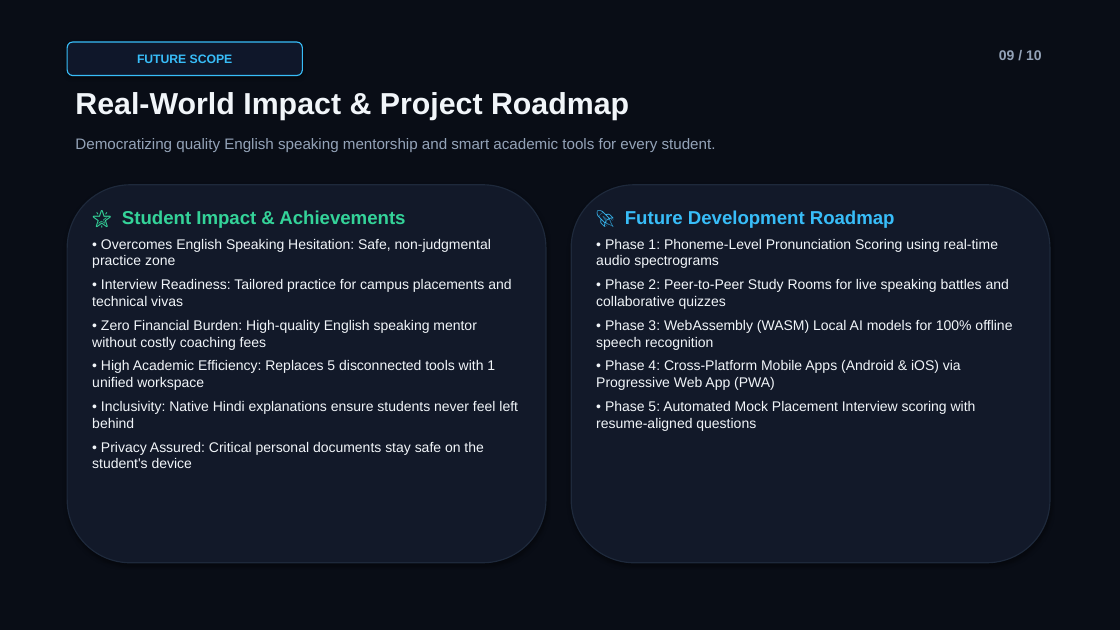
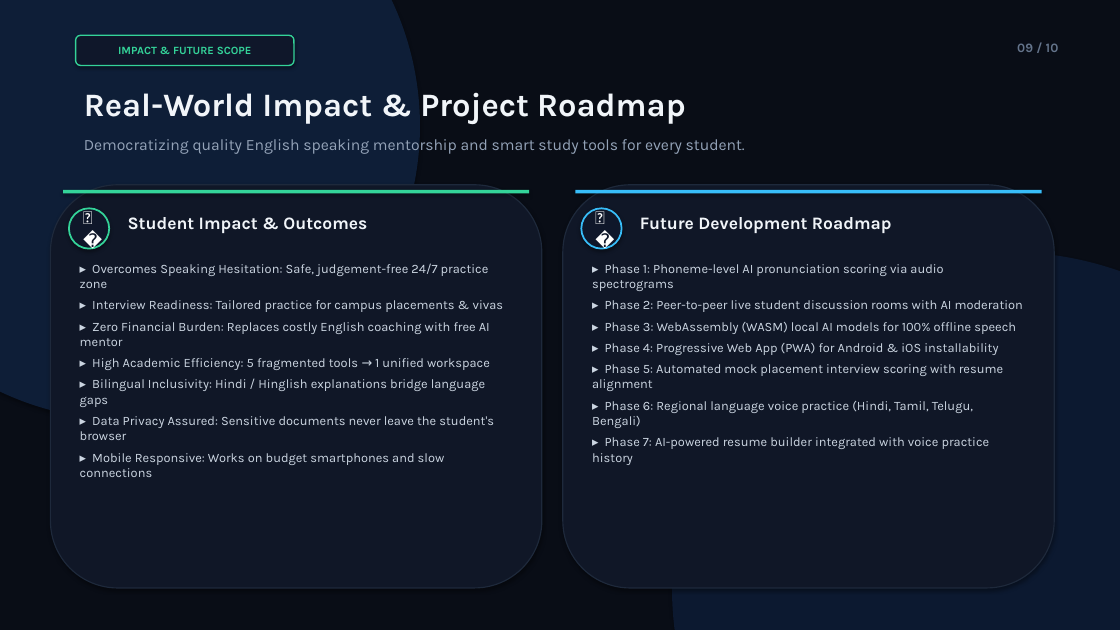
Before and after one commit to bhashkar108/miniproject, a slide deck: slide 9 of TECH_AI_Smart_Way_Presentation.pptx. Drawn at 1120x630 pixels with LibreOffice and Linux fonts; fonts in the diff are those of the drawing. Boxes give left, top, right and bottom in pixels: in the first picture for what was removed or moved away, otherwise in the second. Text is boxed around its words. In the diff, an @@ line names an element or a change of style, - is before the commit and + after.

```diff
--- a/TECH_AI_Smart_Way_Presentation.pptx
+++ b/TECH_AI_Smart_Way_Presentation.pptx
@@ ellipse added at (0,0,420,420), fill #0E1E37 @@
@@ rounded rectangle "IMPACT & FUTURE SCOPE": place and size @@
-rounded rectangle "IMPACT & FUTURE SCOPE" at (67,42,302,76)
+rounded rectangle "IMPACT & FUTURE SCOPE" at (76,35,294,66)
@@ rounded rectangle "IMPACT & FUTURE SCOPE" at (76,35,294,66): outline #38BDF8 1 pt to #34D399 1.2 pt @@
@@ text in rounded rectangle at (118,46,251,54): text changed; size 10.5 to 9.5 pt; font Arial to Karla; text colour #38BDF8 to #34D399 @@
-FUTURE SCOPE
+IMPACT & FUTURE SCOPE
@@ text "09 / 10": place and size @@
-text "09 / 10" at (999,50,1042,60)
+text "09 / 10" at (1017,43,1059,52)
@@ text "09 / 10" at (1017,43,1059,52): size 12 to 11 pt, font Arial to Karla, text colour #94A3B8 to #64748B @@
@@ text "Real-World Impact & Project Roadmap": place and size @@
-text "Real-World Impact & Project Roadmap" at (75,92,629,120)
+text "Real-World Impact & Project Roadmap" at (84,92,686,124)
@@ text "Real-World Impact & Project Roadmap" at (84,92,686,124): size 26 to 28 pt, font Arial to Karla @@
@@ text at (84,139,745,154): text changed; size 13 to 13.5 pt; font Arial to Karla @@
-Democratizing quality English speaking mentorship and smart academic tools for every student.
+Democratizing quality English speaking mentorship and smart study tools for every student.
@@ rounded rectangle: place and size @@
-rounded rectangle at (571,185,1050,563)
+rounded rectangle at (50,185,542,588)
@@ rounded rectangle at (50,185,542,588): fill #121929 to #101727 @@
@@ rectangle added at (63,190,529,193), fill #34D399 @@
@@ rounded rectangle removed at (67,185,546,563) @@
@@ ellipse added at (69,208,109,249), fill #0F172A, outline #34D399 1.5 pt, 16 pt, text #FFFFFF @@
+🌟
@@ rounded rectangle added at (563,185,1054,588), fill #101727, outline #1E293B 1 pt @@
@@ rectangle added at (576,190,1042,193), fill #38BDF8 @@
@@ ellipse added at (581,208,622,249), fill #0F172A, outline #38BDF8 1.5 pt, 16 pt, text #FFFFFF @@
+🚀
@@ text added at (128,217,367,233), 15 pt, text #F1F5F9, bold @@
+Student Impact & Outcomes
@@ text added at (640,217,892,233), 15 pt, text #F1F5F9, bold @@
+Future Development Roadmap
@@ text at (80,263,504,477): text changed; size 12 to 11 pt; font Arial to Karla; text colour #F1F5F9 to #CBD5E1 @@
-🌟 Student Impact & Achievements
-• Overcomes English Speaking Hesitation: Safe, non-judgmental practice zone
-• Interview Readiness: Tailored practice for campus placements and technical vivas
-• Zero Financial Burden: High-quality English speaking mentor without costly coaching fees
-• High Academic Efficiency: Replaces 5 disconnected tools with 1 unified workspace
-• Inclusivity: Native Hindi explanations ensure students never feel left behind
-• Privacy Assured: Critical personal documents stay safe on the student's device
+▸ Overcomes Speaking Hesitation: Safe, judgement-free 24/7 practice zone
+▸ Interview Readiness: Tailored practice for campus placements & vivas
+▸ Zero Financial Burden: Replaces costly English coaching with free AI mentor
+▸ High Academic Efficiency: 5 fragmented tools → 1 unified workspace
+▸ Bilingual Inclusivity: Hindi / Hinglish explanations bridge language gaps
+▸ Data Privacy Assured: Sensitive documents never leave the student's browser
+▸ Mobile Responsive: Works on budget smartphones and slow connections
@@ text at (592,264,1023,465): text changed; size 12 to 11 pt; font Arial to Karla; text colour #F1F5F9 to #CBD5E1 @@
-🚀 Future Development Roadmap
-• Phase 1: Phoneme-Level Pronunciation Scoring using real-time audio spectrograms
-• Phase 2: Peer-to-Peer Study Rooms for live speaking battles and collaborative quizzes
-• Phase 3: WebAssembly (WASM) Local AI models for 100% offline speech recognition
-• Phase 4: Cross-Platform Mobile Apps (Android & iOS) via Progressive Web App (PWA)
-• Phase 5: Automated Mock Placement Interview scoring with resume-aligned questions
+▸ Phase 1: Phoneme-level AI pronunciation scoring via audio spectrograms
+▸ Phase 2: Peer-to-peer live student discussion rooms with AI moderation
+▸ Phase 3: WebAssembly (WASM) local AI models for 100% offline speech
+▸ Phase 4: Progressive Web App (PWA) for Android & iOS installability
+▸ Phase 5: Automated mock placement interview scoring with resume alignment
+▸ Phase 6: Regional language voice practice (Hindi, Tamil, Telugu, Bengali)
+▸ Phase 7: AI-powered resume builder integrated with voice practice history
@@ ellipse added at (672,252,1120,630), fill #0C1930 @@
```
Also in this commit, not shown: 9 other slides changed, 3 other files.
